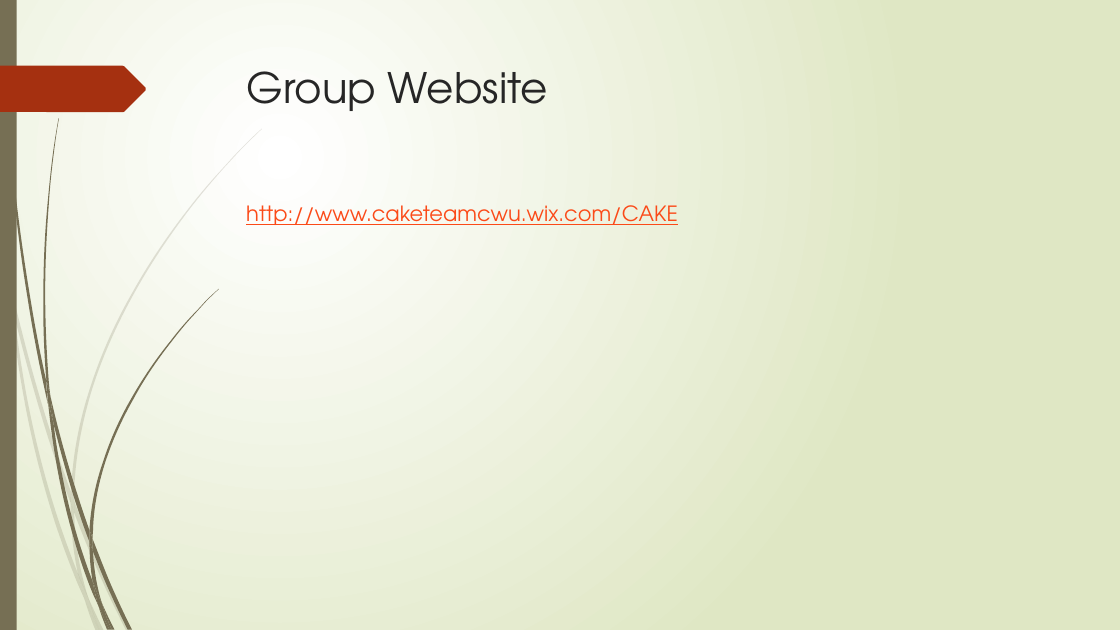
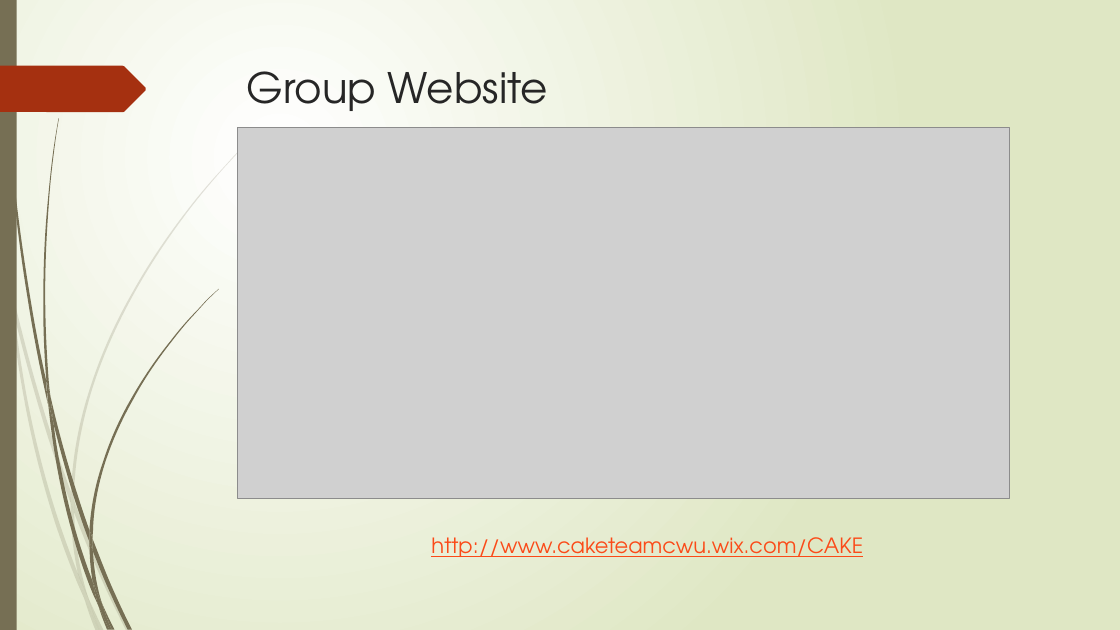
Before and after one commit to cs480GroupCAKE/PIEWebsite, a slide deck: slide 3 of Presentation/12.8.15 Presentation (Revised).pptx (slide 4 before the commit). Drawn at 1120x630 pixels with LibreOffice and Linux fonts; fonts in the diff are those of the drawing; grey boxes stand for pictures. Boxes give left, top, right and bottom in pixels: in the first picture for what was removed or moved away, otherwise in the second. Text is boxed around its words. In the diff, an @@ line names an element or a change of style, - is before the commit and + after.

```diff
--- a/Presentation/12.8.15 Presentation (Revised).pptx
+++ b/Presentation/12.8.15 Presentation (Revised).pptx
@@ picture added at [238, 128, 1010, 498] @@
@@ text "http://www.caketeamcwu.wix.com/CAKE" at [431, 537, 863, 557]: alignment left to centre @@
```
Also in this commit, not shown: 1 other slide changed, 4 slides added, 1 slide removed, 1 other file.
